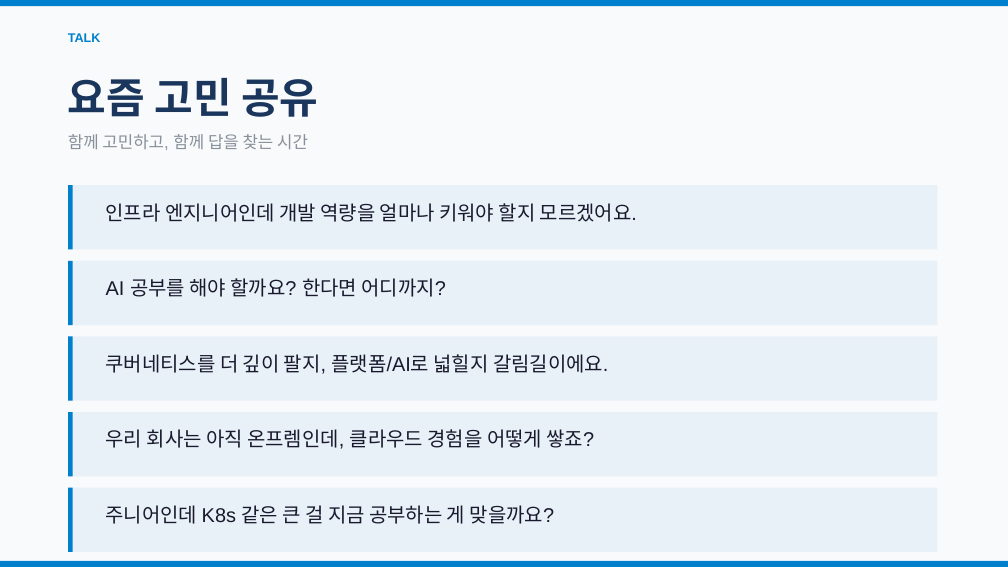
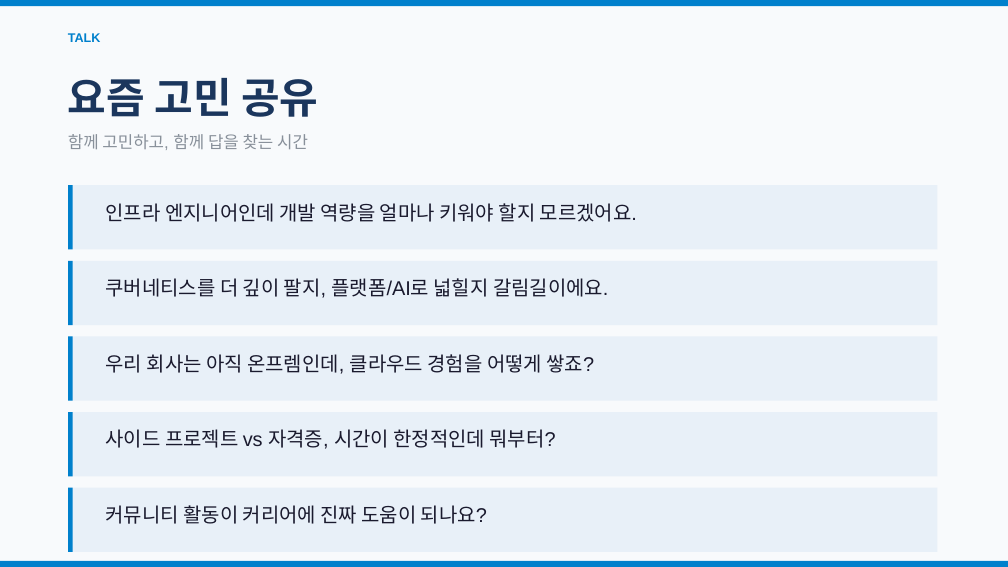
Before and after one commit to Cloud-Native-Community-Korea/kubeCommunityNight, a slide deck: slide 41 of cnck-kube-community-night.pptx (slide 37 before the commit). Drawn at 1008x567 pixels with LibreOffice and Linux fonts; fonts in the diff are those of the drawing. Boxes give left, top, right and bottom in pixels: in the first picture for what was removed or moved away, otherwise in the second. Text is boxed around its words. In the diff, an @@ line names an element or a change of style, - is before the commit and + after.

Commit message:
update: 발표 슬라이드 새 버전

```diff
--- a/cnck-kube-community-night.pptx
+++ b/cnck-kube-community-night.pptx
@@ text "쿠버네티스를 더 깊이 팔지, 플랫폼/AI로 ...": place and size @@
-text "쿠버네티스를 더 깊이 팔지, 플랫폼/AI로 ..." at bbox=[106, 354, 608, 374]
+text "쿠버네티스를 더 깊이 팔지, 플랫폼/AI로 ..." at bbox=[106, 278, 608, 298]
@@ text removed at bbox=[106, 278, 445, 297] @@
-AI 공부를 해야 할까요? 한다면 어디까지?
@@ text "우리 회사는 아직 온프렘인데, 클라우드 ...": place and size @@
-text "우리 회사는 아직 온프렘인데, 클라우드 ..." at bbox=[106, 429, 594, 449]
+text "우리 회사는 아직 온프렘인데, 클라우드 ..." at bbox=[106, 354, 594, 374]
@@ text added at bbox=[106, 429, 556, 449], 19 pt, text #1A1A2E @@
+사이드 프로젝트 vs 자격증, 시간이 한정적인데 뭐부터?
@@ text at bbox=[106, 505, 487, 524]: text changed @@
-주니어인데 K8s 같은 큰 걸 지금 공부하는 게 맞을까요?
+커뮤니티 활동이 커리어에 진짜 도움이 되나요?
```
Also in this commit, not shown: 2 other slides changed, 4 slides added, 1 slide removed.
